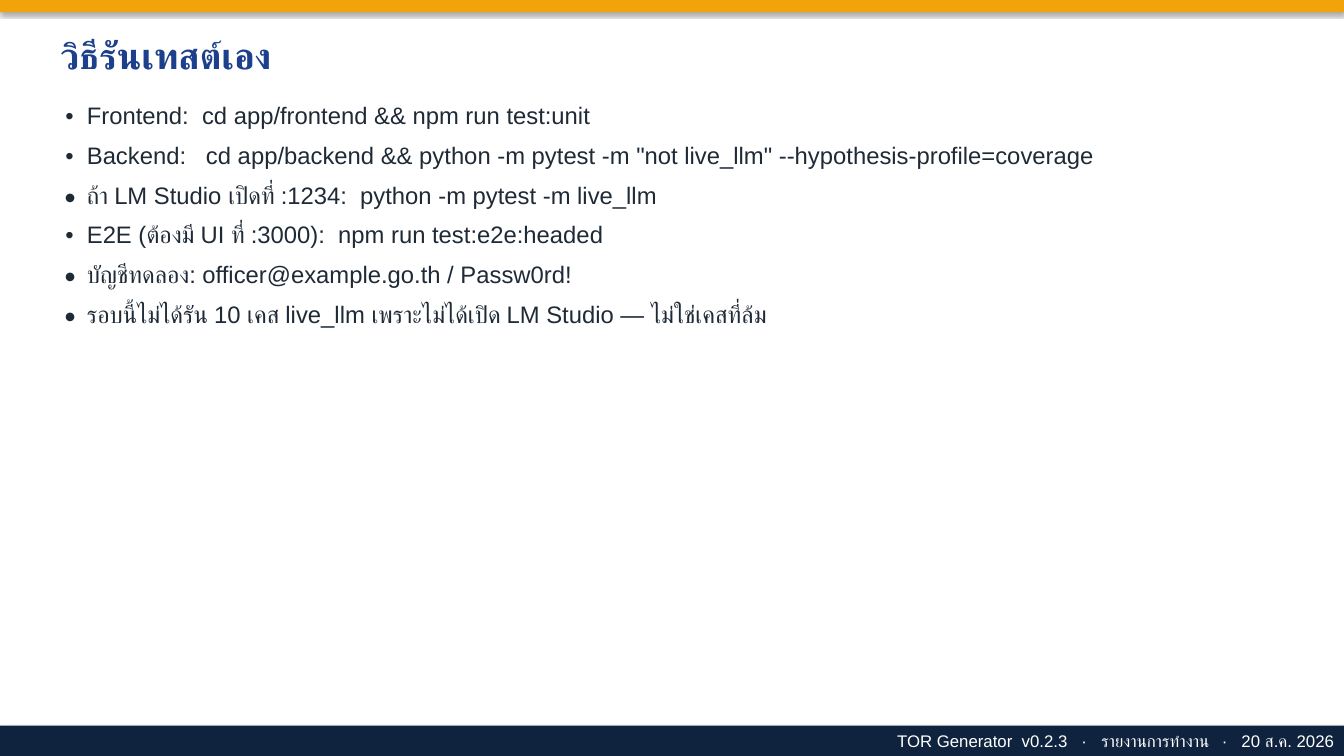
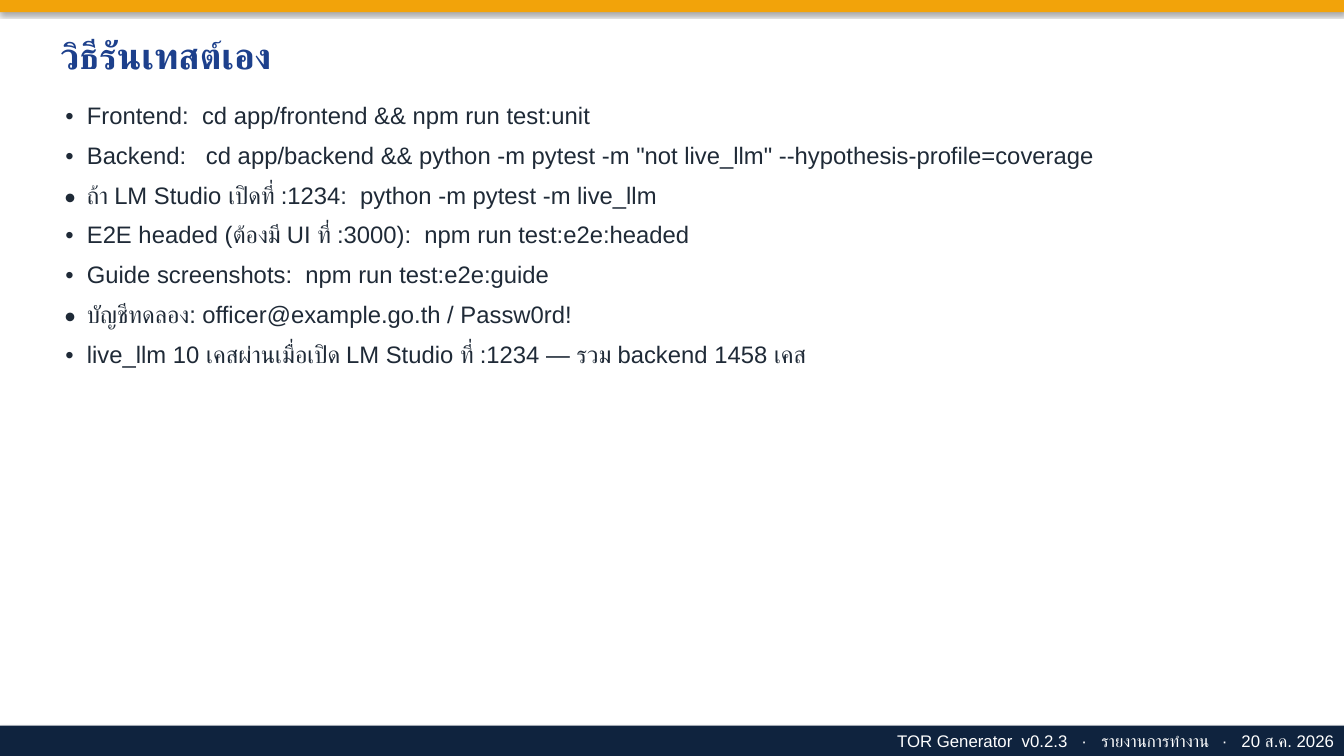
Before and after one commit to chiraleo2000/tor-generator, a slide deck: slide 22 of Discussions/19-APPLICATION_OPERATING_REPORT.pptx (slide 21 before the commit). Drawn at 1344x756 pixels with LibreOffice and Linux fonts; fonts in the diff are those of the drawing. Boxes give left, top, right and bottom in pixels: in the first picture for what was removed or moved away, otherwise in the second. Text is boxed around its words. In the diff, an @@ line names an element or a change of style, - is before the commit and + after.

```diff
--- a/Discussions/19-APPLICATION_OPERATING_REPORT.pptx
+++ b/Discussions/19-APPLICATION_OPERATING_REPORT.pptx
@@ text at (87,224,689,288): text changed @@
-• E2E (ต้องมี UI ที่ :3000): npm run test:e2e:headed
+• E2E headed (ต้องมี UI ที่ :3000): npm run test:e2e:headed
+• Guide screenshots: npm run test:e2e:guide
@@ text at (87,344,806,368): text changed @@
-• รอบนี้ไม่ได้รัน 10 เคส live_llm เพราะไม่ได้เปิด LM Studio — ไม่ใช่เคสที่ล้ม
+• live_llm 10 เคสผ่านเมื่อเปิด LM Studio ที่ :1234 — รวม backend 1458 เคส
```
Also in this commit, not shown: 3 other slides changed, 1 slide added, 5 other files.
